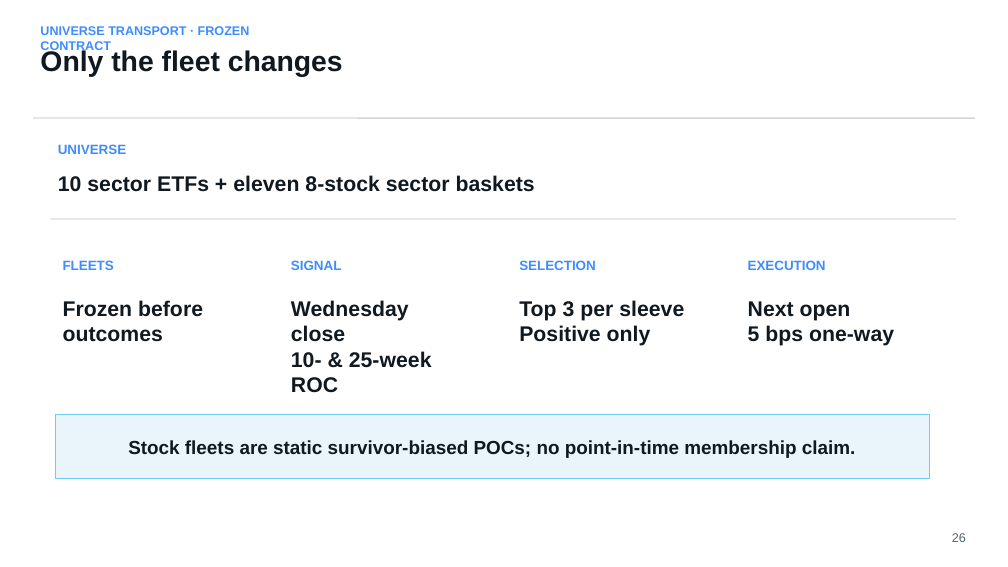
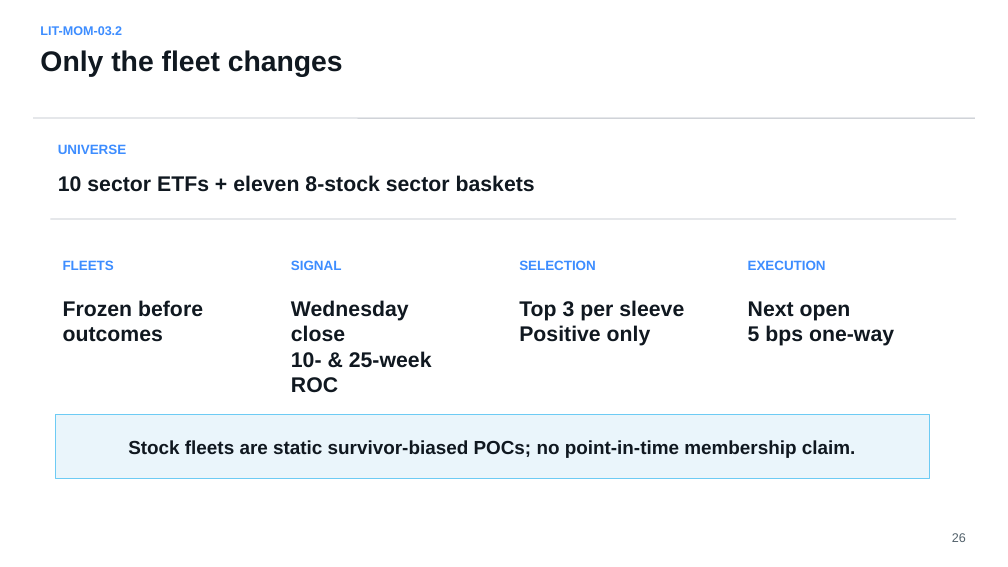
Before and after one commit to Francisc0Franc0/Time-Series-Modeling-Gen5, a slide deck: slide 26 of literature_studies/presentations/gen5_lit_mom_03_1_dual_momentum_study.pptx. Drawn at 1008x567 pixels with LibreOffice and Linux fonts; fonts in the diff are those of the drawing. Boxes give left, top, right and bottom in pixels: in the first picture for what was removed or moved away, otherwise in the second. Text is boxed around its words. In the diff, an @@ line names an element or a change of style, - is before the commit and + after.

```diff
--- a/literature_studies/presentations/gen5_lit_mom_03_1_dual_momentum_study.pptx
+++ b/literature_studies/presentations/gen5_lit_mom_03_1_dual_momentum_study.pptx
@@ text at (40, 26, 122, 35): text changed @@
-UNIVERSE TRANSPORT · FROZEN CONTRACT
+LIT-MOM-03.2
```
Also in this commit, not shown: 9 other slides changed, 6 slides added, 8 other files.
